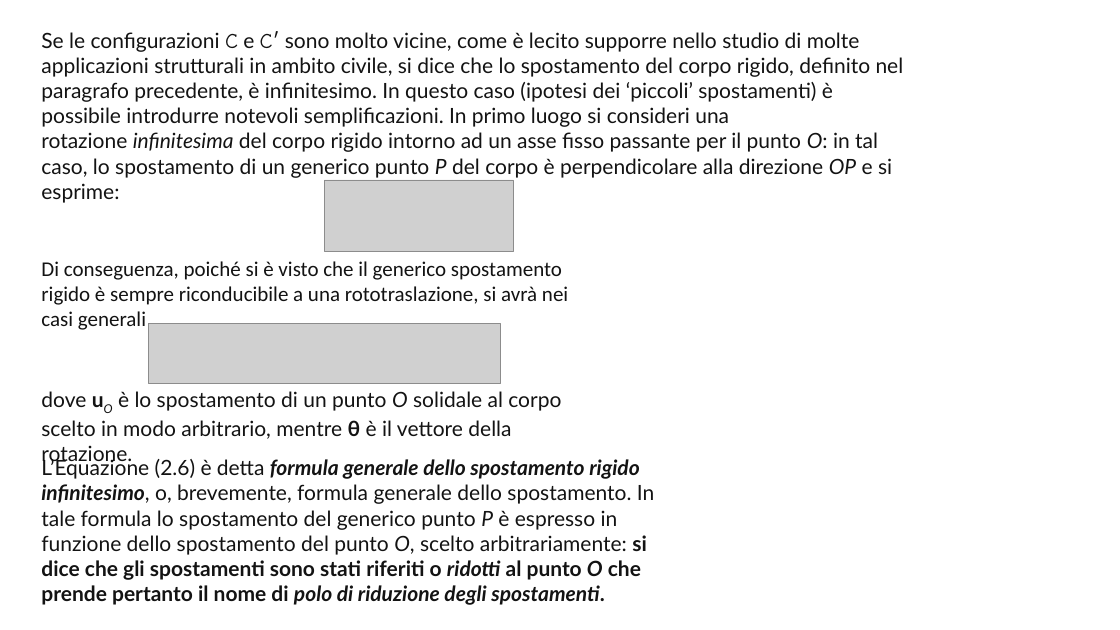
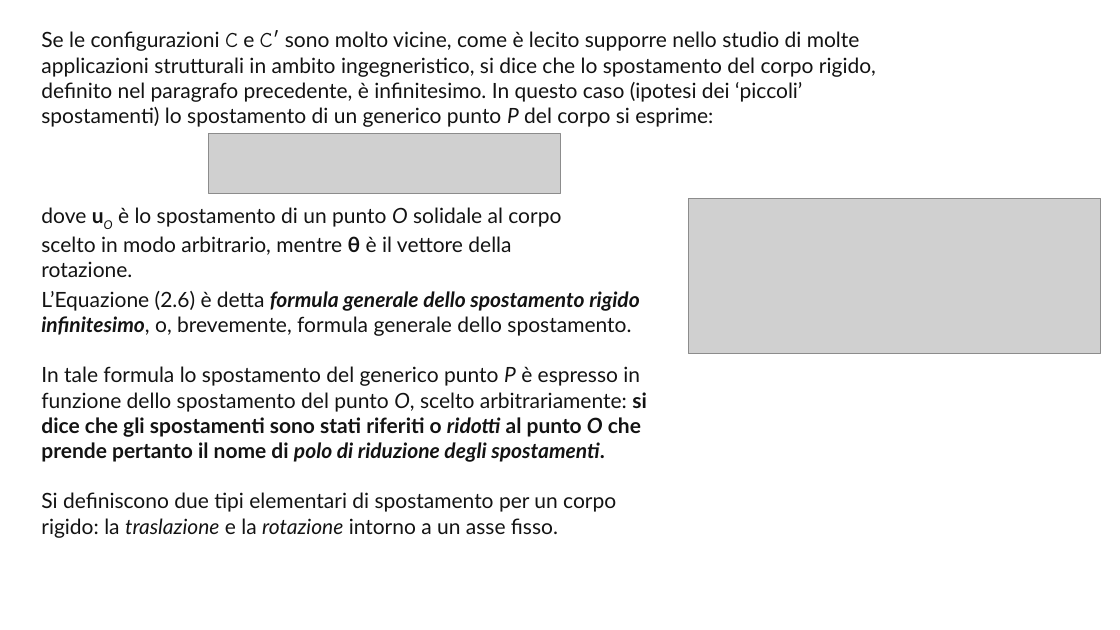
Before and after one commit to giuseppetomassetti/SdC, a slide deck: slide 5 of lezioni/2.0 cinematica.pptx. Drawn at 1120x630 pixels with LibreOffice and Linux fonts; fonts in the diff are those of the drawing; grey boxes stand for pictures. Boxes give left, top, right and bottom in pixels: in the first picture for what was removed or moved away, otherwise in the second. Text is boxed around its words. In the diff, an @@ line names an element or a change of style, - is before the commit and + after.

```diff
--- a/lezioni/2.0 cinematica.pptx
+++ b/lezioni/2.0 cinematica.pptx
@@ text at box(41, 30, 876, 127): text changed @@
-Se le configurazioni C e C′ sono molto vicine, come è lecito supporre nello studio di molte applicazioni strutturali in ambito civile, si dice che lo spostamento del corpo rigido, definito nel paragrafo precedente, è infinitesimo. In questo caso (ipotesi dei ‘piccoli’ spostamenti) è possibile introdurre notevoli semplificazioni. In primo luogo si consideri una rotazione infinitesima del corpo rigido intorno ad un asse fisso passante per il punto O: in tal caso, lo spostamento di un generico punto P del corpo è perpendicolare alla direzione OP e si esprime:
+Se le configurazioni C e C′ sono molto vicine, come è lecito supporre nello studio di molte applicazioni strutturali in ambito ingegneristico, si dice che lo spostamento del corpo rigido, definito nel paragrafo precedente, è infinitesimo. In questo caso (ipotesi dei ‘piccoli’ spostamenti) lo spostamento di un generico punto P del corpo si esprime:
@@ picture: place and size @@
-picture at box(149, 323, 500, 384)
+picture at box(209, 133, 560, 193)
@@ text "dove uO è lo spostamento ..." rewrapped from box(41, 391, 561, 466) to box(41, 207, 561, 277) @@
@@ picture removed at box(324, 180, 513, 251) @@
@@ picture added at box(689, 198, 1102, 354) @@
@@ text removed at box(41, 261, 568, 330) @@
-Di conseguenza, poiché si è visto che il generico spostamento rigido è sempre riconducibile a una rototraslazione, si avrà nei casi generali
-(2.6)
@@ text at box(41, 291, 647, 538): text changed @@
-L’Equazione (2.6) è detta formula generale dello spostamento rigido infinitesimo, o, brevemente, formula generale dello spostamento. In tale formula lo spostamento del generico punto P è espresso in funzione dello spostamento del punto O, scelto arbitrariamente: si dice che gli spostamenti sono stati riferiti o ridotti al punto O che prende pertanto il nome di polo di riduzione degli spostamenti.
+L’Equazione (2.6) è detta formula generale dello spostamento rigido infinitesimo, o, brevemente, formula generale dello spostamento.
+In tale formula lo spostamento del generico punto P è espresso in funzione dello spostamento del punto O, scelto arbitrariamente: si dice che gli spostamenti sono stati riferiti o ridotti al punto O che prende pertanto il nome di polo di riduzione degli spostamenti.
+Si definiscono due tipi elementari di spostamento per un corpo rigido: la traslazione e la rotazione intorno a un asse fisso.
```
Also in this commit, not shown: 5 other slides changed, 1 other file.
